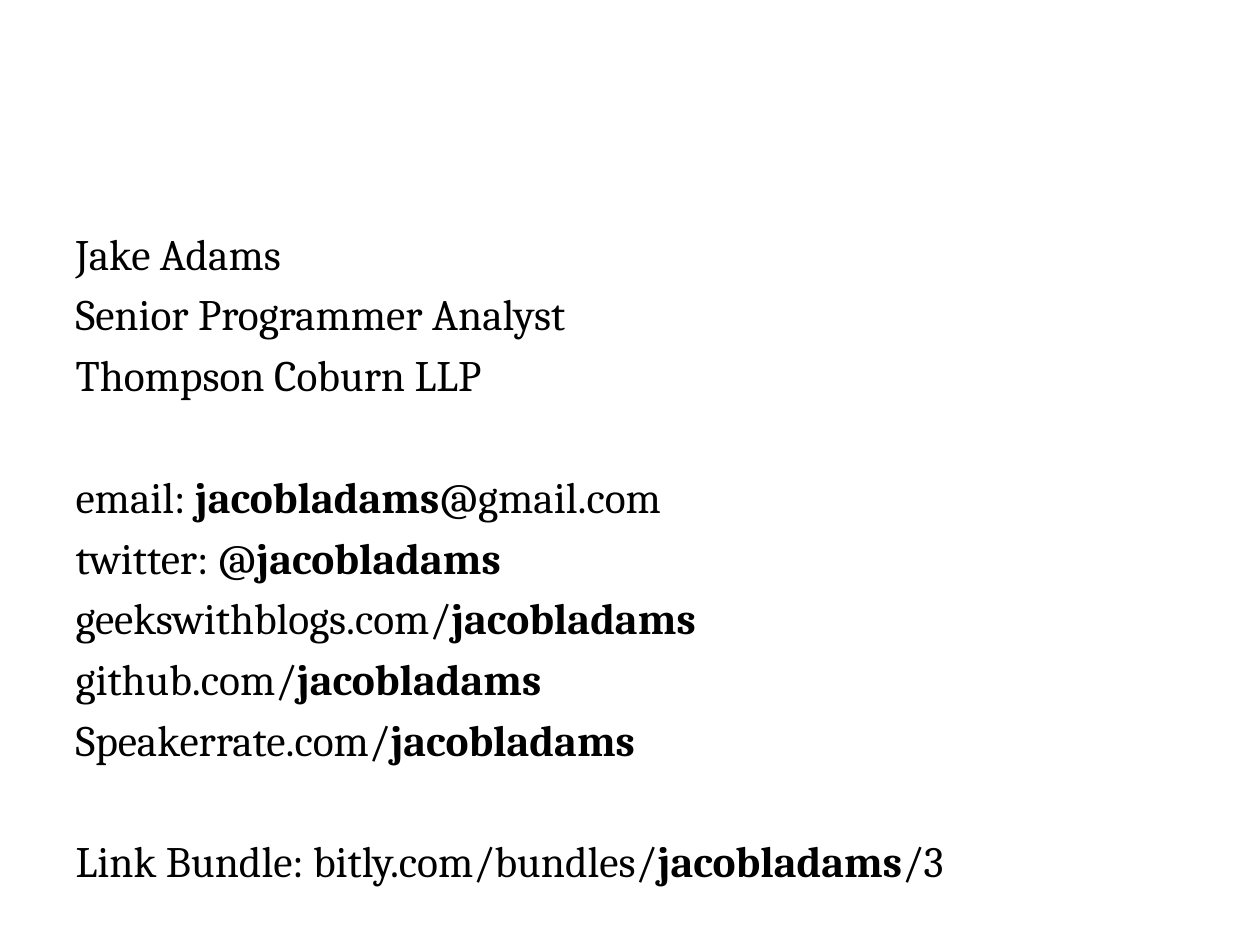
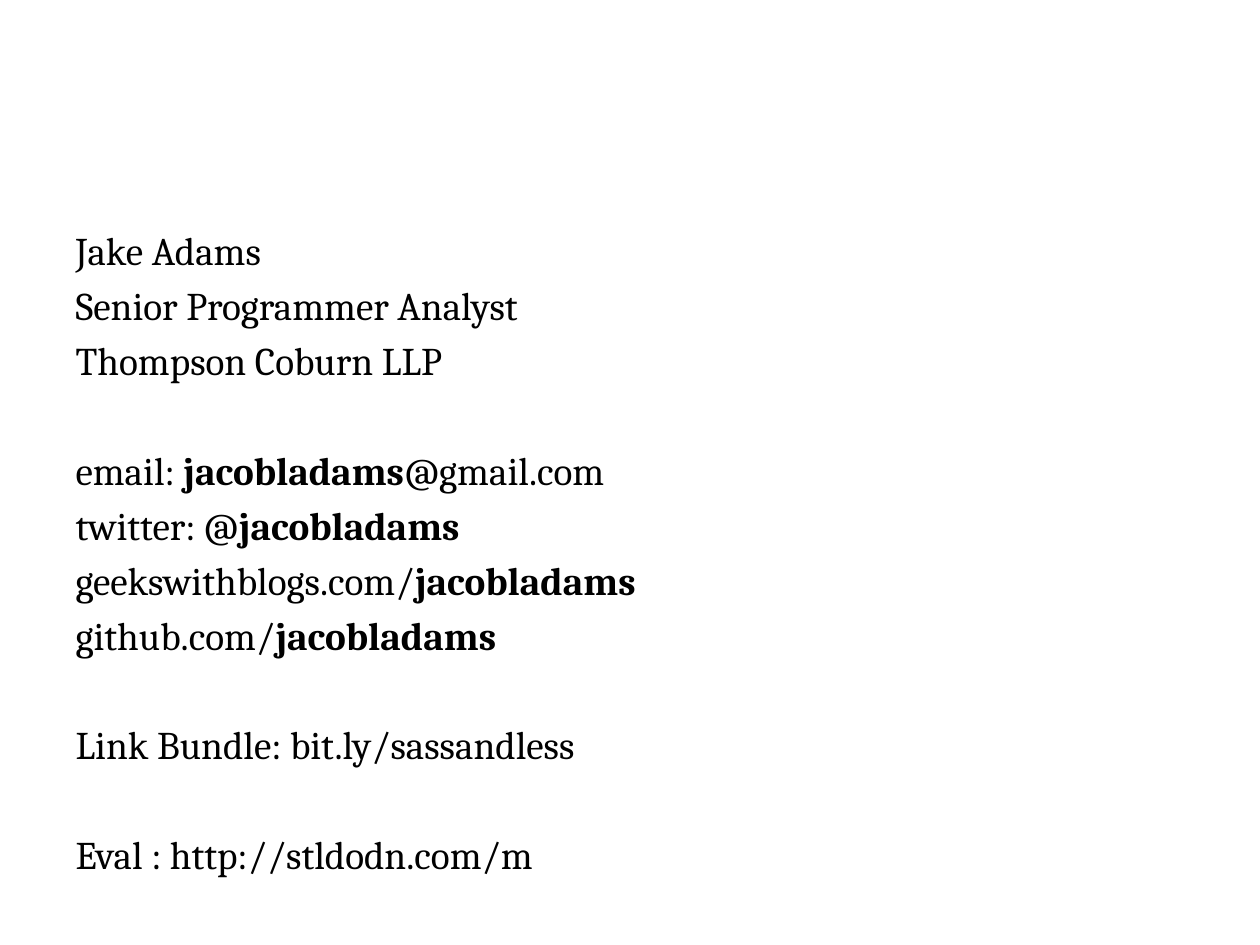
Before and after one commit to jacobladams/presentations, a slide deck: slide 72 of less-and-sass/Write LESS CSS and make it SASSier.pptx (slide 70 before the commit). Drawn at 1260x945 pixels with LibreOffice and Linux fonts; fonts in the diff are those of the drawing; background and template pictures are left out. Boxes give left, top, right and bottom in pixels: in the first picture for what was removed or moved away, otherwise in the second. Text is boxed around its words. In the diff, an @@ line names an element or a change of style, - is before the commit and + after.

```diff
--- a/less-and-sass/Write LESS CSS and make it SASSier.pptx
+++ b/less-and-sass/Write LESS CSS and make it SASSier.pptx
@@ text at bbox=[76, 237, 636, 659]: size 24.8 to 22.4 pt in "Jake Adams", "Senior Programmer Analyst", "Thompson Coburn LLP", "email: jacobladams@gmail.com" and 3 more places @@
@@ text at bbox=[76, 731, 574, 878]: text changed; size 24.8 to 22.4 pt @@
-Speakerrate.com/jacobladams
-Link Bundle: bitly.com/bundles/jacobladams/3
+Link Bundle: bit.ly/sassandless
+Eval : http://stldodn.com/m
```
Also in this commit, not shown: 4 other slides changed, 4 slides added, 2 slides removed.
